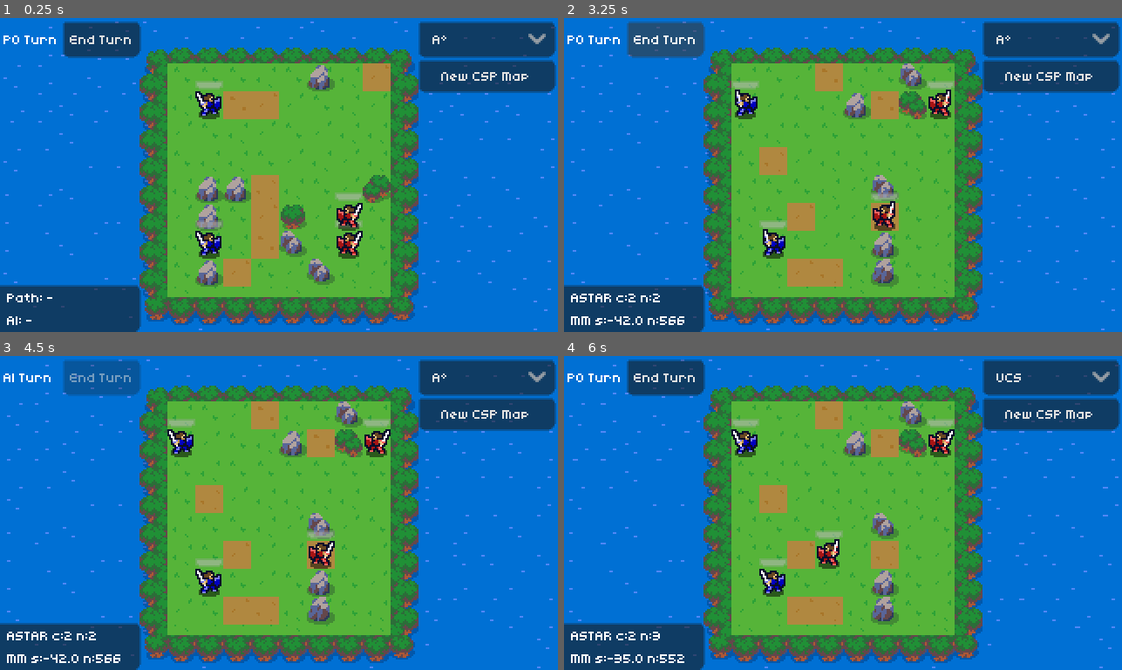
Above: before the commit, frames 1-4 (two rows, left to right).
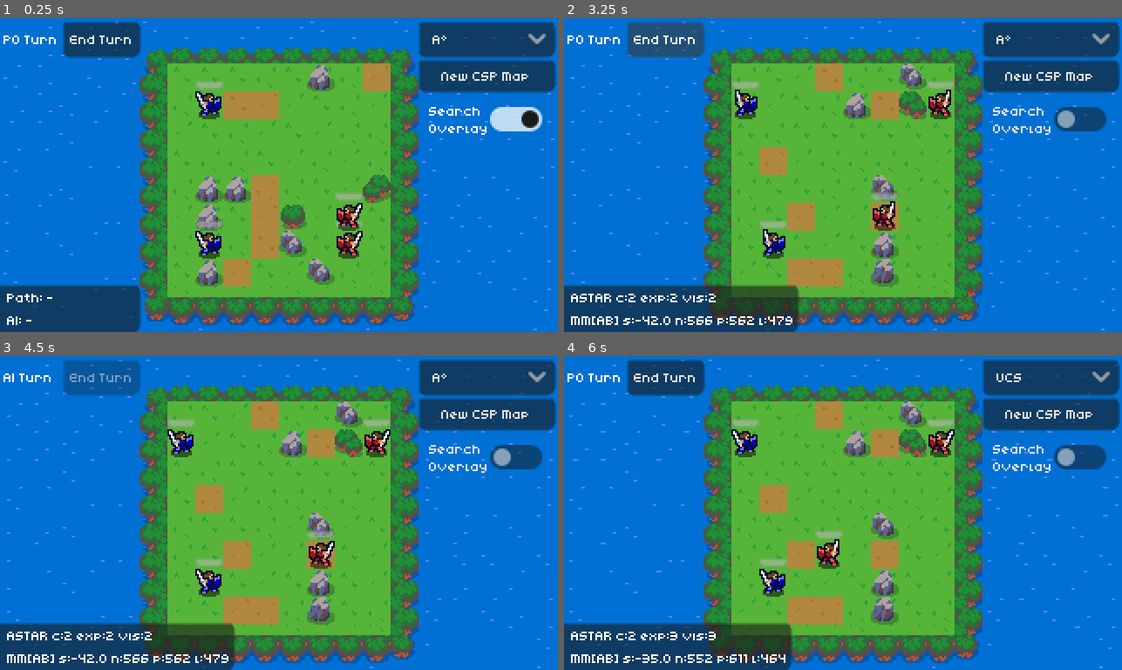
Above: after the commit, the same moments.

Repository: noor-shalaby/algo-knights
Game: Godot game, scene res://scenes/main.tscn
Two runs of this game, one before a commit and one after it. Both use one fixed random seed, a clock stepped at 60 frames per second and the inputs below.
Inputs (mouse positions are in pixels of both pictures, inside the frame that each line leads up to):
- Up to frame 1 (0.25 s): no input
- Up to frame 2 (3.25 s): click (1049, 118) at 0.5 s, where only the run after the commit has a clickable "Search Overlay"; click "New CSP Map" at 1.25 s; click "New CSP Map" at 2 s; click "End Turn" at 2.75 s
- Up to frame 3 (4.5 s): click "A*" at 3.5 s; click "End Turn" at 4.25 s
- Up to frame 4 (6 s): click "A*" at 5 s; click (1049, 456) at 5.75 s, where only the run after the commit has a clickable "Search Overlay"

The runs differ from the first frame. In frame 1, 0.9% of the frame differs, in the area x 76-98%, y 28-38%; in frame 2, 3.8%, in the area x 5-98%, y 28-100%; in frame 3, 3.8%; in frame 4, 3.6%.

Commit message:
feat(ai): add search telemetry and visited tile overlay

Diff:
--- a/scenes/main.tscn
+++ b/scenes/main.tscn
@@ -373,8 +373,18 @@
 [node name="NewMapButton" type="Button" parent="CanvasLayer/HUD/MarginContainer/TopRight" unique_id=1502432739]
 unique_name_in_owner = true
 layout_mode = 2
+size_flags_vertical = 0
 theme_override_font_sizes/font_size = 8
 text = "New CSP Map"
+
+[node name="SearchOverlayToggle" type="CheckButton" parent="CanvasLayer/HUD/MarginContainer/TopRight" unique_id=1600194075]
+unique_name_in_owner = true
+layout_mode = 2
+size_flags_vertical = 0
+theme_override_constants/h_separation = 0
+button_pressed = true
+text = "Search
+Overlay"
 
 [node name="DebugPanel" type="PanelContainer" parent="CanvasLayer/HUD" unique_id=1660389984]
 custom_minimum_size = Vector2(84, 0)
--- a/scripts/ai/minimax_ai.gd
+++ b/scripts/ai/minimax_ai.gd
@@ -5,6 +5,8 @@
 var max_depth: int = 3
 var use_alpha_beta: bool = true
 var nodes_evaluated: int = 0
+var pruned_branches: int = 0
+var leaf_evaluations: int = 0
 
 func choose_action(
 	state: BoardState,
@@ -14,12 +16,22 @@
 	terminal_fn: Callable
 ) -> Dictionary:
 	nodes_evaluated = 0
+	pruned_branches = 0
+	leaf_evaluations = 0
+
 	var best_score: float = -INF
 	var best_action: Dictionary = {}
 
 	var actions: Array = legal_actions_fn.call(state, ai_team)
 	if actions.is_empty():
-		return {"action": {}, "score": _call_eval(eval_fn, state), "nodes": nodes_evaluated}
+		leaf_evaluations += 1
+		return {
+			"action": {},
+			"score": _call_eval(eval_fn, state),
+			"nodes": nodes_evaluated,
+			"pruned": pruned_branches,
+			"leaves": leaf_evaluations,
+		}
 
 	_order_actions(actions)
 
@@ -50,6 +62,8 @@
 		"action": best_action,
 		"score": best_score,
 		"nodes": nodes_evaluated,
+		"pruned": pruned_branches,
+		"leaves": leaf_evaluations,
 	}
 
 func _minimax(
@@ -66,18 +80,22 @@
 	nodes_evaluated += 1
 
 	if depth <= 0 or terminal_fn.call(state):
+		leaf_evaluations += 1
 		return _call_eval(eval_fn, state)
 
 	var acting_team: int = ai_team if maximizing else (1 - ai_team)
 	var actions: Array = legal_actions_fn.call(state, acting_team)
 	if actions.is_empty():
+		leaf_evaluations += 1
 		return _call_eval(eval_fn, state)
 
 	_order_actions(actions)
+	var total_actions: int = actions.size()
 
 	if maximizing:
 		var value: float = -INF
-		for act: Dictionary in actions:
+		for i: int in range(total_actions):
+			var act: Dictionary = actions[i]
 			var next_state: BoardState = state.clone()
 			apply_fn.call(next_state, act)
 			var child_val: float = _minimax(
@@ -95,11 +113,13 @@
 			if use_alpha_beta:
 				alpha = max(alpha, value)
 				if alpha >= beta:
+					pruned_branches += maxi(0, total_actions - 1 - i)
 					break
 		return value
 	else:
 		var value: float = INF
-		for act: Dictionary in actions:
+		for i: int in range(total_actions):
+			var act: Dictionary = actions[i]
 			var next_state: BoardState = state.clone()
 			apply_fn.call(next_state, act)
 			var child_val: float = _minimax(
@@ -117,6 +137,7 @@
 			if use_alpha_beta:
 				beta = min(beta, value)
 				if beta <= alpha:
+					pruned_branches += maxi(0, total_actions - 1 - i)
 					break
 		return value
 
--- a/scripts/ai/pathfinder.gd
+++ b/scripts/ai/pathfinder.gd
@@ -29,7 +29,7 @@
 	var frontier: Array = [[0, origin]]
 
 	while not frontier.is_empty():
-		frontier.sort_custom(func(a, b): return a[0] < b[0])
+		frontier.sort_custom(func(a: Array, b: Array) -> bool: return a[0] < b[0])
 		var current: Array = frontier.pop_front()
 		var cur_cost: int = current[0]
 		var cur_pos: Vector2i = current[1]
@@ -58,7 +58,14 @@
 	return cost_so_far
 
 ## Finds a path from start to goal using "astar", "ucs", or "greedy".
-## Returns { "found": bool, "path": Array[Vector2i], "cost": int, "nodes_expanded": int }.
+## Returns {
+##   "found": bool,
+##   "path": Array[Vector2i],
+##   "cost": int,
+##   "nodes_expanded": int,
+##   "visited": Array[Vector2i],
+##   "frontier": Array[Vector2i],
+## }.
 static func find_path(
 	state: BoardState,
 	start: Vector2i,
@@ -66,31 +73,60 @@
 	mode: String = "astar",
 	moving_unit_id: int = -1
 ) -> Dictionary:
+	var empty_visited: Array[Vector2i] = []
+	var empty_frontier: Array[Vector2i] = []
+	var empty_path: Array[Vector2i] = []
+
 	if not _in_bounds(state, start) or not _in_bounds(state, goal):
-		return {"found": false, "path": [], "cost": -1, "nodes_expanded": 0}
+		return {
+			"found": false,
+			"path": empty_path,
+			"cost": -1,
+			"nodes_expanded": 0,
+			"visited": empty_visited,
+			"frontier": empty_frontier,
+		}
 
 	if state.get_terrain_cost(goal) < 0:
-		return {"found": false, "path": [], "cost": -1, "nodes_expanded": 0}
+		return {
+			"found": false,
+			"path": empty_path,
+			"cost": -1,
+			"nodes_expanded": 0,
+			"visited": empty_visited,
+			"frontier": empty_frontier,
+		}
 
 	if start == goal:
-		return {"found": true, "path": [start], "cost": 0, "nodes_expanded": 0}
+		var self_path: Array[Vector2i] = [start]
+		var self_visited: Array[Vector2i] = [start]
+		return {
+			"found": true,
+			"path": self_path,
+			"cost": 0,
+			"nodes_expanded": 0,
+			"visited": self_visited,
+			"frontier": empty_frontier,
+		}
 
 	var open_list: Array = [] # [f_score, g_score, pos]
 	var came_from: Dictionary = {}
 	var g_score: Dictionary = {start: 0}
 	var closed: Dictionary = {}
+	var visited_order: Array[Vector2i] = []
 	var nodes_expanded: int = 0
 
 	open_list.append([_heuristic(start, goal, mode), 0, start])
 
 	while not open_list.is_empty():
-		open_list.sort_custom(func(a, b): return a[0] < b[0])
+		open_list.sort_custom(func(a: Array, b: Array) -> bool: return a[0] < b[0])
 		var entry: Array = open_list.pop_front()
 		var current: Vector2i = entry[2]
 
 		if closed.has(current):
 			continue
 		closed[current] = true
+		visited_order.append(current)
 		nodes_expanded += 1
 
 		if current == goal:
@@ -106,6 +142,8 @@
 				"path": path,
 				"cost": g_score[goal],
 				"nodes_expanded": nodes_expanded,
+				"visited": visited_order,
+				"frontier": _collect_frontier_positions(open_list, closed),
 			}
 
 		for dir: Vector2i in DIRS:
@@ -128,7 +166,24 @@
 				var f_score: float = _priority(tentative_g, neighbor, goal, mode)
 				open_list.append([f_score, tentative_g, neighbor])
 
-	return {"found": false, "path": [], "cost": -1, "nodes_expanded": nodes_expanded}
+	return {
+		"found": false,
+		"path": empty_path,
+		"cost": -1,
+		"nodes_expanded": nodes_expanded,
+		"visited": visited_order,
+		"frontier": empty_frontier,
+	}
+
+static func _collect_frontier_positions(open_list: Array, closed: Dictionary) -> Array[Vector2i]:
+	var result: Array[Vector2i] = []
+	var seen: Dictionary = {}
+	for entry: Array in open_list:
+		var pos: Vector2i = entry[2]
+		if not closed.has(pos) and not seen.has(pos):
+			seen[pos] = true
+			result.append(pos)
+	return result
 
 static func _heuristic(a: Vector2i, b: Vector2i, mode: String) -> float:
 	if mode == "ucs":
--- a/scripts/view/board_view.gd
+++ b/scripts/view/board_view.gd
@@ -34,6 +34,9 @@
 var _move_outline_tiles: Array[Vector2i] = []
 var _attack_outline_tiles: Array[Vector2i] = []
 var _path_tiles: Array[Vector2i] = []
+var _visited_tiles: Array[Vector2i] = []
+var _frontier_tiles: Array[Vector2i] = []
+var show_search_overlay: bool = true
 
 func _ready() -> void:
 	if outline_overlay != null and not outline_overlay.draw.is_connected(_on_outline_draw):
@@ -94,6 +97,15 @@
 	_path_tiles.clear()
 	_redraw_overlay()
 
+func clear_search_overlay() -> void:
+	_visited_tiles.clear()
+	_frontier_tiles.clear()
+	_redraw_overlay()
+
+func set_search_overlay_enabled(enabled: bool) -> void:
+	show_search_overlay = enabled
+	_redraw_overlay()
+
 func highlight_moves(tiles: Array[Vector2i]) -> void:
 	clear_highlights()
 	_move_outline_tiles = tiles.duplicate()
@@ -110,6 +122,17 @@
 			_path_tiles.append(p)
 	_redraw_overlay()
 
+func highlight_search_data(visited: Array, frontier: Array = []) -> void:
+	_visited_tiles.clear()
+	_frontier_tiles.clear()
+	for v in visited:
+		if v is Vector2i:
+			_visited_tiles.append(v)
+	for f in frontier:
+		if f is Vector2i:
+			_frontier_tiles.append(f)
+	_redraw_overlay()
+
 func _redraw_overlay() -> void:
 	if outline_overlay != null:
 		outline_overlay.queue_redraw()
@@ -119,6 +142,12 @@
 	if terrain_layer != null and terrain_layer.tile_set != null:
 		tile_size = float(terrain_layer.tile_set.tile_size.x)
 
+	if show_search_overlay:
+		if not _visited_tiles.is_empty():
+			_draw_tile_fills(_visited_tiles, Color(0.20, 0.75, 0.95, 0.5), tile_size)
+		if not _frontier_tiles.is_empty():
+			_draw_tile_fills(_frontier_tiles, Color(0.95, 0.65, 0.15, 0.5), tile_size)
+
 	if not _move_outline_tiles.is_empty():
 		_draw_outer_outline(_move_outline_tiles, Color(1.0, 1.0, 1.0, 0.9), tile_size)
 
@@ -126,7 +155,12 @@
 		_draw_outer_outline(_attack_outline_tiles, Color(0.95, 0.25, 0.25, 0.95), tile_size)
 
 	if not _path_tiles.is_empty():
-		_draw_path_markers(_path_tiles, Color(0.95, 0.95, 0.25, 0.851), tile_size)
+		_draw_path_markers(_path_tiles, Color(0.95, 0.95, 0.25, 0.85), tile_size)
+
+func _draw_tile_fills(tiles: Array[Vector2i], color: Color, tile_size: float = 16.0) -> void:
+	for t: Vector2i in tiles:
+		var top_left: Vector2 = _tile_top_left(t, tile_size)
+		outline_overlay.draw_rect(Rect2(top_left, Vector2(tile_size, tile_size)), color)
 
 func _draw_outer_outline(tiles: Array[Vector2i], color: Color, tile_size: float = 16.0) -> void:
 	var tile_set_map: Dictionary = {}
--- a/scripts/view/main.gd
+++ b/scripts/view/main.gd
@@ -2,9 +2,10 @@
 
 @onready var board_view: BoardView = $BoardView
 @onready var turn_label: Label = %TurnLabel
+@onready var end_turn_button: Button = %EndTurnButton
 @onready var algo_option: OptionButton = %AlgoOption
 @onready var new_map_button: Button = %NewMapButton
-@onready var end_turn_button: Button = %EndTurnButton
+@onready var search_overlay_toggle: CheckButton = %SearchOverlayToggle
 @onready var stats_label: Label = %StatsLabel
 
 var state: BoardState
@@ -27,7 +28,20 @@
 	end_turn_button.pressed.connect(_on_end_turn_pressed)
 	board_view.tile_clicked.connect(_on_tile_clicked)
 
+	if search_overlay_toggle != null:
+		search_overlay_toggle.button_pressed = board_view.show_search_overlay
+		search_overlay_toggle.toggled.connect(_on_search_overlay_toggled)
+
 	_start_new_match()
+
+func _unhandled_input(event: InputEvent) -> void:
+	# Quick toggle ('V') to show/hide visited & frontier search overlay tiles
+	if event is InputEventKey and event.pressed and not event.echo and event.keycode == KEY_V:
+		var next_state: bool = not board_view.show_search_overlay
+		board_view.set_search_overlay_enabled(next_state)
+		if search_overlay_toggle != null:
+			search_overlay_toggle.set_pressed_no_signal(next_state)
+		_refresh_ui()
 
 func _start_new_match() -> void:
 	is_busy = false
@@ -38,6 +52,9 @@
 	state = CSPGenerator.generate_map(8, 8, 8, 6)
 	state.units = _create_initial_units(state)
 	state.current_team = 0
+
+	if search_overlay_toggle != null:
+		search_overlay_toggle.set_pressed_no_signal(board_view.show_search_overlay)
 
 	board_view.render_terrain(state)
 	_center_board()
@@ -166,6 +183,10 @@
 			_search_mode = "greedy"
 	_refresh_ui()
 
+func _on_search_overlay_toggled(toggled_on: bool) -> void:
+	board_view.set_search_overlay_enabled(toggled_on)
+	_refresh_ui()
+
 func _on_end_turn_pressed() -> void:
 	if is_busy or state.current_team != 0 or GameRules.is_terminal(state):
 		return
@@ -246,25 +267,39 @@
 	board_view.highlight_moves(moves)
 	board_view.highlight_attacks(attacks)
 
+func _apply_path_visualization(origin: Vector2i, dest: Vector2i, unit_id: int) -> Dictionary:
+	var path_res: Dictionary = Pathfinder.find_path(state, origin, dest, _search_mode, unit_id)
+	var visited: Array = path_res.get("visited", [])
+	var frontier: Array = path_res.get("frontier", [])
+
+	if path_res.get("found", false):
+		_last_path_info = "%s c:%d exp:%d vis:%d" % [
+			_search_mode.to_upper(),
+			path_res.get("cost", 0),
+			path_res.get("nodes_expanded", 0),
+			visited.size(),
+		]
+		board_view.highlight_search_data(visited, frontier)
+		board_view.highlight_path(path_res.get("path", []))
+	else:
+		_last_path_info = "%s: no path (vis:%d)" % [_search_mode.to_upper(), visited.size()]
+		board_view.highlight_search_data(visited, frontier)
+
+	return path_res
+
 func _execute_player_action(unit: Dictionary, act: Dictionary) -> void:
 	is_busy = true
 	board_view.clear_highlights()
 
 	var origin: Vector2i = unit["pos"]
 	var dest: Vector2i = act["move_to"]
-	var path_res: Dictionary = Pathfinder.find_path(state, origin, dest, _search_mode, unit["id"])
-
-	if path_res["found"]:
-		_last_path_info = "%s c:%d n:%d" % [_search_mode.to_upper(), path_res["cost"], path_res["nodes_expanded"]]
-		board_view.highlight_path(path_res["path"])
-	else:
-		_last_path_info = "%s: no path" % _search_mode.to_upper()
+	var path_res: Dictionary = _apply_path_visualization(origin, dest, unit["id"])
 
 	_refresh_ui()
 
 	var u_view: UnitView = board_view.get_unit_view(unit["id"])
 	if u_view != null:
-		if path_res["found"] and path_res["path"].size() > 1:
+		if path_res.get("found", false) and path_res["path"].size() > 1:
 			await u_view.move_along_path(path_res["path"], board_view.terrain_layer)
 		if act.has("target_id"):
 			await u_view.play_attack()
@@ -298,7 +333,14 @@
 	)
 
 	var act: Dictionary = ai_res.get("action", {})
-	_last_ai_info = "MM s:%.1f n:%d" % [ai_res.get("score", 0.0), ai_res.get("nodes", 0)]
+	var ab_tag: String = "AB" if minimax.use_alpha_beta else "NO-AB"
+	_last_ai_info = "MM[%s] s:%.1f n:%d p:%d l:%d" % [
+		ab_tag,
+		ai_res.get("score", 0.0),
+		ai_res.get("nodes", 0),
+		ai_res.get("pruned", 0),
+		ai_res.get("leaves", 0),
+	]
 
 	if act.is_empty():
 		state.current_team = 0
@@ -307,17 +349,14 @@
 		return
 
 	var unit: Dictionary = _get_unit_by_id(act["unit_id"])
+	var path_res: Dictionary = {}
 	if not unit.is_empty() and unit["hp"] > 0:
-		var path_res: Dictionary = Pathfinder.find_path(state, unit["pos"], act["move_to"], _search_mode, unit["id"])
-		if path_res["found"]:
-			_last_path_info = "%s c:%d n:%d" % [_search_mode.to_upper(), path_res["cost"], path_res["nodes_expanded"]]
-			board_view.highlight_path(path_res["path"])
-
+		path_res = _apply_path_visualization(unit["pos"], act["move_to"], unit["id"])
 		_refresh_ui()
 
 		var u_view: UnitView = board_view.get_unit_view(unit["id"])
 		if u_view != null:
-			if path_res["found"] and path_res["path"].size() > 1:
+			if path_res.get("found", false) and path_res["path"].size() > 1:
 				await u_view.move_along_path(path_res["path"], board_view.terrain_layer)
 			if act.has("target_id"):
 				await u_view.play_attack()
@@ -370,4 +409,4 @@
 		turn_label.text = "P0 Turn" if state.current_team == 0 else "AI Turn"
 		end_turn_button.disabled = is_busy or state.current_team != 0
 
-	stats_label.text = "%s\n%s" % [_last_path_info, _last_ai_info]
+	stats_label.text = "%s \n%s" % [_last_path_info, _last_ai_info]
